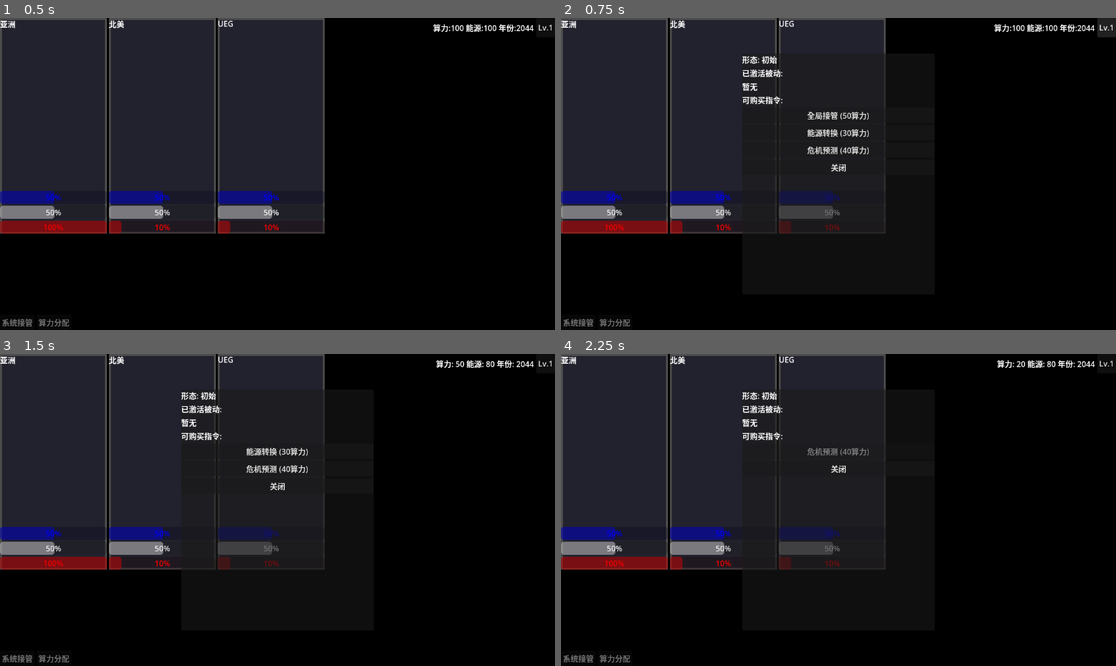
Above: before the commit, frames 1-4 (two rows, left to right).
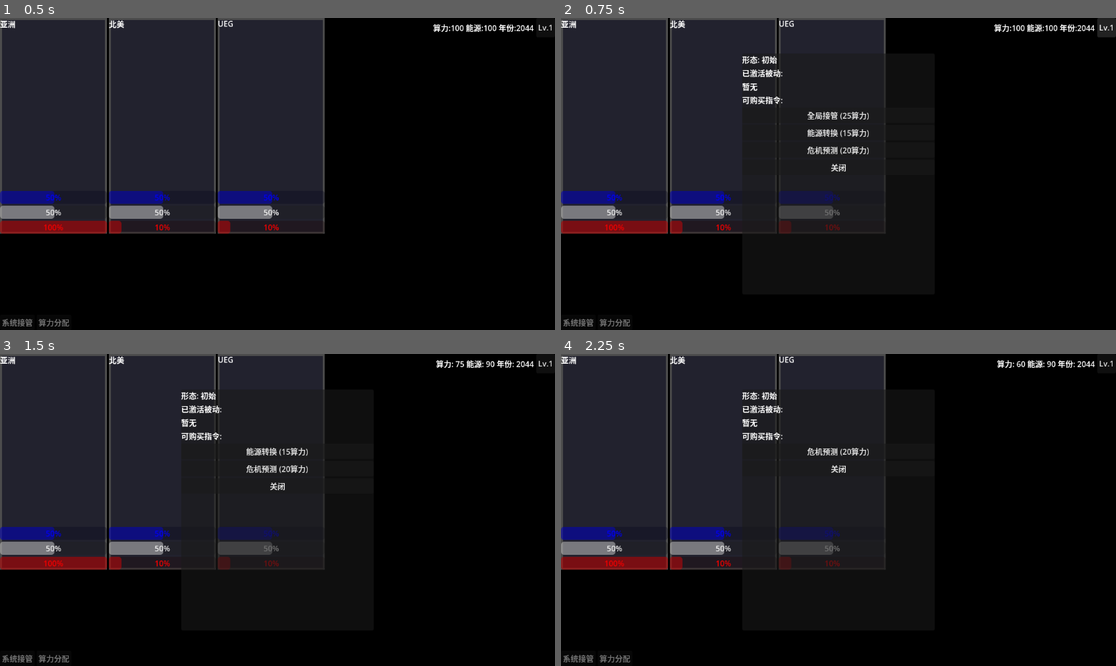
Above: after the commit, the same moments.

Repository: ltzu929/moss
Game: Godot game, scene res://scenes/main_os.tscn
Same seed, same stepped clock (60 frames per second), same inputs: the game is played once before the commit and once after it. The engine's default icon, where the game draws it, is replaced by a stand-in: a white triangle on a blue panel in a dark square.
Inputs (mouse positions are in pixels of both pictures, inside the frame that each line leads up to):
- Up to frame 1 (0.5 s): no input
- Up to frame 2 (0.75 s): click "Lv.1" at 0.5 s
- Up to frame 3 (1.5 s): click (277, 450) at 1.25 s, where only the run before the commit has a clickable "全局接管 (50算力)"
- Up to frame 4 (2.25 s): click (838, 450) at 2 s, where only the run before the commit has a clickable "能源转换 (30算力)"

Frame 1 is identical in both runs. In frame 2, less than 0.1% of the frame differs, in the area x 50-53%, y 30-44%; in frame 3, less than 0.1%; in frame 4, 0.2%, in the area x 44-89%, y 2-33%.

Commit message:
balance: 调整进化系统数值，降低解锁难度
数值调整：
- 冷却缩减阈值: 算力60→30
- 算力上限突破阈值: 控制权50→25
- 恢复速度提升阈值: 算力80→50
- 能源转换购买成本: 30→15算力
- 全局接管购买成本: 50+20→25+10
- 危机预测购买成本: 40→20算力
- 初始算力恢复速率: 5→10/年

设计理论：
- Lv.2解锁时机: 第10-15年
- Lv.3解锁时机: 第20-25年
- 确保玩家有余力购买进化指令

Diff:
--- a/data/evolution/command_crisis_predict.tres
+++ b/data/evolution/command_crisis_predict.tres
@@ -8,5 +8,11 @@
 ability_name = "危机预测"
 description = "解锁指令：危机预测 - 提前获知即将发生的危机事件"
 is_passive = false
-purchase_cpu_cost = 40
+cpu_threshold = 0
+authority_threshold = 0
+purchase_cpu_cost = 20
+purchase_energy_cost = 0
+cooldown_reduction = 0
+max_cpu_bonus = 0
+recovery_bonus = 0
 unlocks_command_name = "危机预测"
--- a/data/evolution/command_energy_convert.tres
+++ b/data/evolution/command_energy_convert.tres
@@ -10,7 +10,7 @@
 is_passive = false
 cpu_threshold = 0
 authority_threshold = 0
-purchase_cpu_cost = 30
+purchase_cpu_cost = 15
 purchase_energy_cost = 0
 cooldown_reduction = 0
 max_cpu_bonus = 0
--- a/data/evolution/command_global_takeover.tres
+++ b/data/evolution/command_global_takeover.tres
@@ -10,8 +10,8 @@
 is_passive = false
 cpu_threshold = 0
 authority_threshold = 0
-purchase_cpu_cost = 50
-purchase_energy_cost = 20
+purchase_cpu_cost = 25
+purchase_energy_cost = 10
 cooldown_reduction = 0
 max_cpu_bonus = 0
 recovery_bonus = 0
--- a/data/evolution/passive_cooldown.tres
+++ b/data/evolution/passive_cooldown.tres
@@ -8,7 +8,7 @@
 ability_name = "冷却缩减"
 description = "所有指令冷却时间减少1年"
 is_passive = true
-cpu_threshold = 60
+cpu_threshold = 30
 authority_threshold = 0
 purchase_cpu_cost = 0
 purchase_energy_cost = 0
--- a/data/evolution/passive_max_cpu.tres
+++ b/data/evolution/passive_max_cpu.tres
@@ -9,7 +9,7 @@
 description = "算力上限提升50点"
 is_passive = true
 cpu_threshold = 0
-authority_threshold = 50
+authority_threshold = 25
 purchase_cpu_cost = 0
 purchase_energy_cost = 0
 cooldown_reduction = 0
--- a/data/evolution/passive_recovery.tres
+++ b/data/evolution/passive_recovery.tres
@@ -7,5 +7,12 @@
 ability_id = "passive_recovery"
 ability_name = "恢复速度提升"
 description = "算力恢复速度每年增加5点"
-cpu_threshold = 80
+is_passive = true
+cpu_threshold = 50
+authority_threshold = 0
+purchase_cpu_cost = 0
+purchase_energy_cost = 0
+cooldown_reduction = 0
+max_cpu_bonus = 0
 recovery_bonus = 5
+unlocks_command_name = ""
--- a/scripts/systems/main_os.gd
+++ b/scripts/systems/main_os.gd
@@ -50,8 +50,8 @@
 ## 算力上限（初始100，可通过进化突破到150）
 var max_cpu: int = 100
 
-## 算力恢复速率（初始5，可通过进化提升）
-var cpu_recovery_rate: int = 5
+## 算力恢复速率（初始10，可通过进化提升）
+var cpu_recovery_rate: int = 10
 
 ## 冷却缩减值（初始0，可通过进化增加）
 var cooldown_reduction: int = 0
@@ -650,7 +650,7 @@
 	unlocked_passives.clear()
 	unlocked_evolution_commands.clear()
 	max_cpu = 100
-	cpu_recovery_rate = 5
+	cpu_recovery_rate = 10
 	cooldown_reduction = 0
 	update_evolution_button()
 
